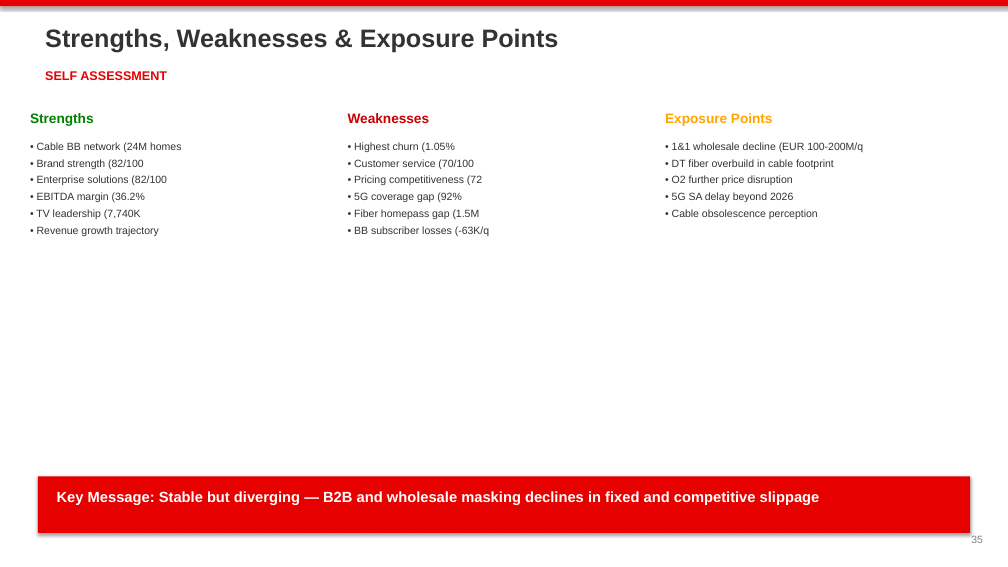
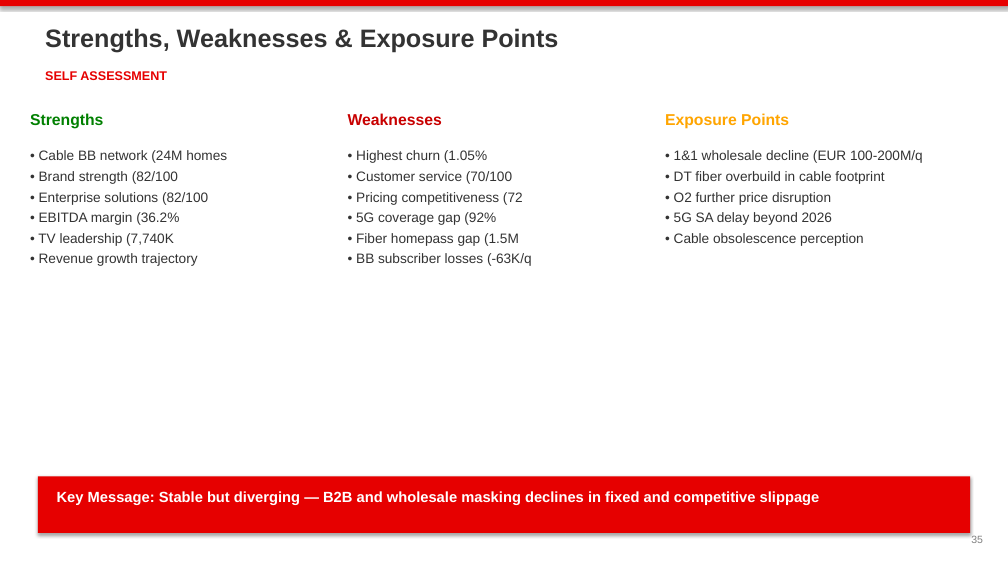
Before and after one commit to mypinseeker/BLM-Financial-Report-Analysis, a slide deck: slide 35 of data/output/blm_vodafone_germany_deep_analysis.pptx. Drawn at 1008x567 pixels with LibreOffice and Linux fonts; fonts in the diff are those of the drawing. Boxes give left, top, right and bottom in pixels: in the first picture for what was removed or moved away, otherwise in the second. Text is boxed around its words. In the diff, an @@ line names an element or a change of style, - is before the commit and + after.

```diff
--- a/data/output/blm_vodafone_germany_deep_analysis.pptx
+++ b/data/output/blm_vodafone_germany_deep_analysis.pptx
@@ size 13 to 15 pt in 3 elements at (30,113,103,129), (348,113,442,125), (665,113,789,129) @@
@@ size 10 to 13 pt in 3 elements at (356,150,532,266), (674,150,923,246), (38,150,227,266) @@
@@ text "• Cable BB network (24M ...": place and size @@
-text "• Cable BB network (24M ..." at (36,142,181,236)
+text "• Cable BB network (24M ..." at (38,150,227,266)
@@ text "• Highest churn (1.05%": place and size @@
-text "• Highest churn (1.05%" at (354,142,489,236)
+text "• Highest churn (1.05%" at (356,150,532,266)
@@ text "• 1&1 wholesale decline (EUR ...": place and size @@
-text "• 1&1 wholesale decline (EUR ..." at (672,142,863,219)
+text "• 1&1 wholesale decline (EUR ..." at (674,150,923,246)
```
Also in this commit, not shown: 5 other slides changed, 3 other files.
